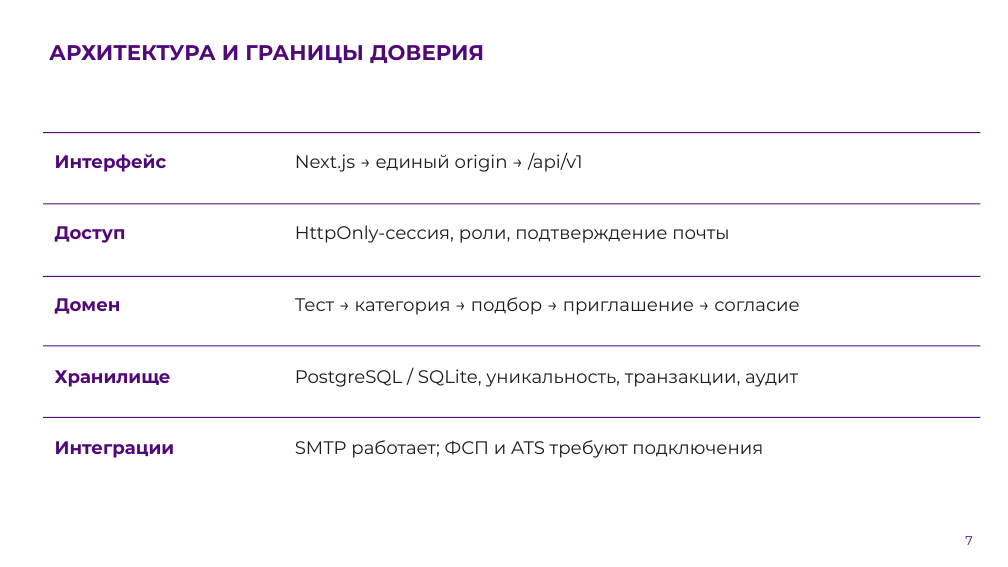
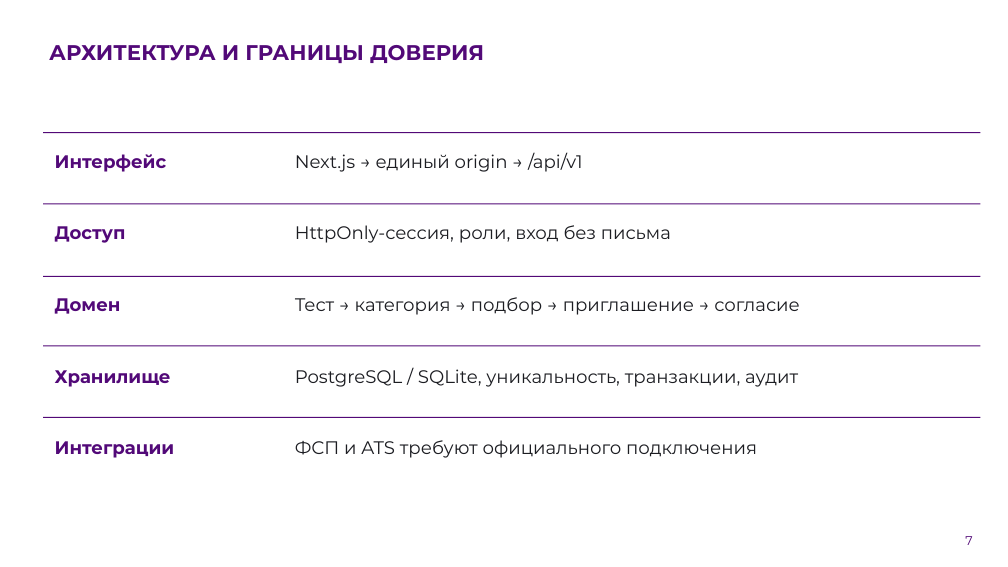
Before and after one commit to ArtycoBW/-, a slide deck: slide 7 of output/presentation/Разряд-презентация.pptx. Drawn at 1008x567 pixels with LibreOffice and Linux fonts; fonts in the diff are those of the drawing; background and template pictures are left out. Boxes give left, top, right and bottom in pixels: in the first picture for what was removed or moved away, otherwise in the second. Text is boxed around its words. In the diff, an @@ line names an element or a change of style, - is before the commit and + after.

```diff
--- a/output/presentation/Разряд-презентация.pptx
+++ b/output/presentation/Разряд-презентация.pptx
@@ text at (295, 225, 671, 243): text changed @@
-HttpOnly-сессия, роли, подтверждение почты
+HttpOnly-сессия, роли, вход без письма
@@ text at (295, 440, 757, 458): text changed @@
-SMTP работает; ФСП и ATS требуют подключения
+ФСП и ATS требуют официального подключения
```
Also in this commit, not shown: 3 other slides changed, 14 other files.
